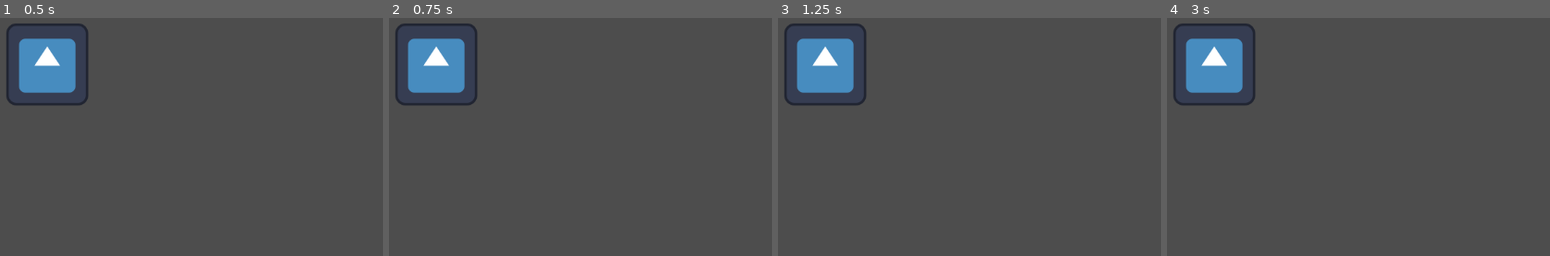
Above: before the commit, frames 1-4 (left to right).
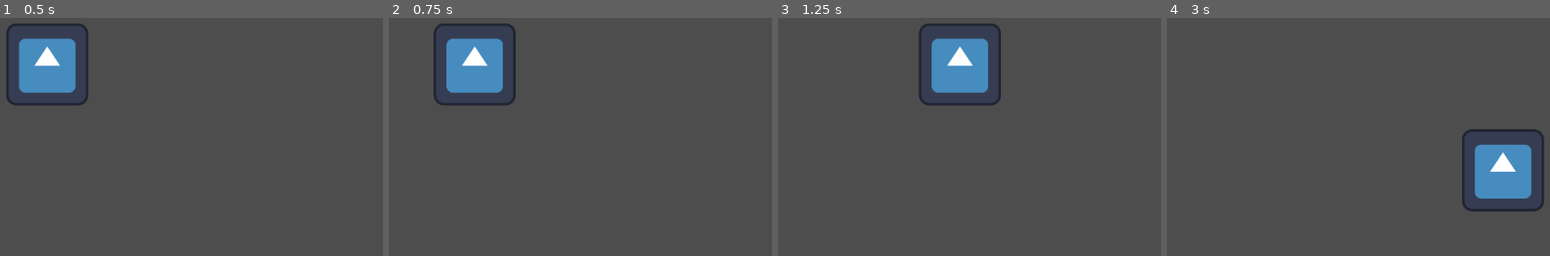
Above: after the commit, the same moments.

Repository: LostReny/DIO_TRILHA_GODOT
Game: Godot game, scene res://helloWorld.tscn
The game is run twice, just before and just after one commit, with the same random seed, the same clock (stepped at 60 frames per second) and the same inputs. The engine's default icon, where the game draws it, is replaced by a stand-in: a white triangle on a blue panel in a dark square.
Inputs:
- Up to frame 1 (0.5 s): no input
- Up to frame 2 (0.75 s): tap Enter at 0.5 s; hold Right (ui_right) from 0.53 s (still down)
- Up to frame 3 (1.25 s): keep holding Right (ui_right)
- Up to frame 4 (3 s): release Right (ui_right) at 1.28 s; hold Down (ui_down) 1.28-2.03 s; hold Right (ui_right) 2.03-2.78 s; hold Up (ui_up) from 2.78 s (still down)

Frame 1 is identical in both runs. In frame 2, 5.8% of the frame differs, in the area x 1-34%, y 2-37%; in frame 3, 8.6%; in frame 4, 8.7%, in the area x 1-99%, y 2-82%.

Commit message:
Player se movendo

Diff:
--- a/Hello World/helloWorld.tscn
+++ b/Hello World/helloWorld.tscn
@@ -9,3 +9,4 @@
 position = Vector2(548, 208)
 texture = ExtResource("1_iw8hj")
 script = ExtResource("2_64s0d")
+speed = 300
--- a/Hello World/player.gd
+++ b/Hello World/player.gd
@@ -1,5 +1,5 @@
 extends Sprite2D
-
+@export var speed = 10
 
 # Called when the node enters the scene tree for the first time.
 func _ready():
@@ -9,4 +9,6 @@
 
 # Called every frame. 'delta' is the elapsed time since the previous frame.
 func _process(delta):
+	var input = Input.get_vector("ui_left","ui_right","ui_up","ui_down")
+	position += input * speed * delta
 	pass
